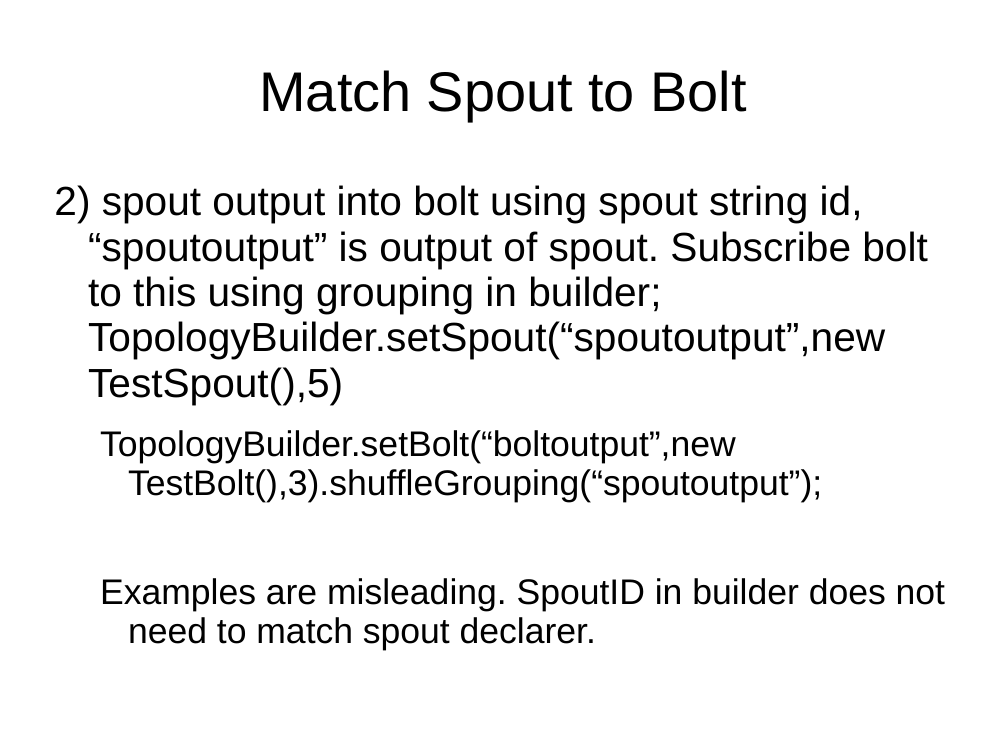
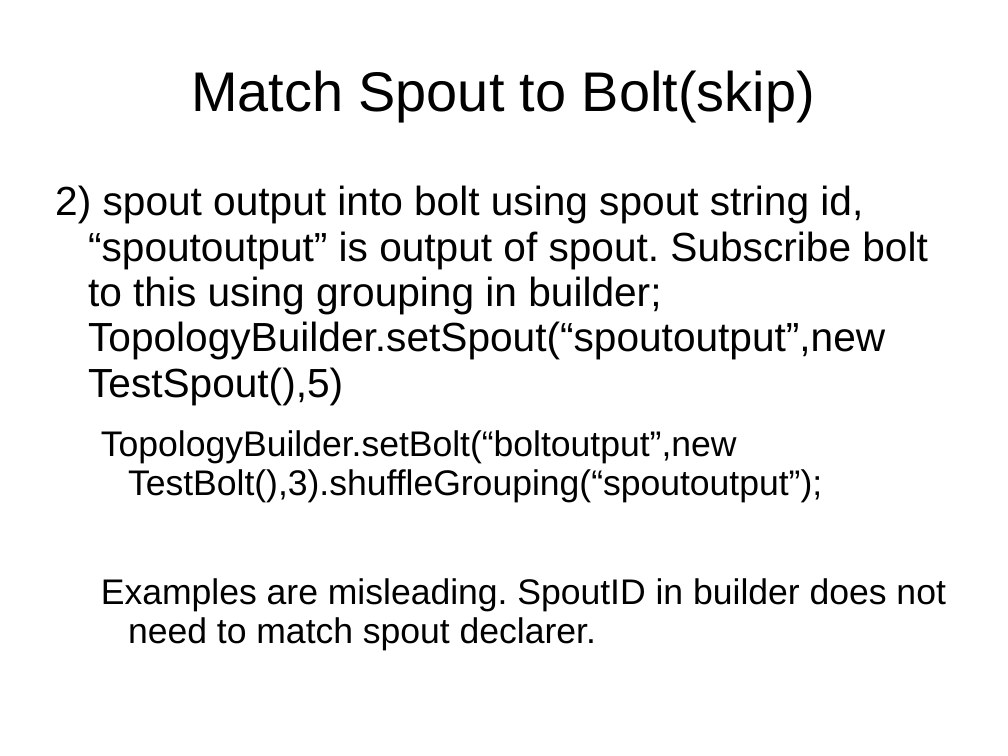
Before and after one commit to dougc333/storm, a slide deck: slide 15 of Storm.ppt (slide 10 before the commit). Drawn at 1008x756 pixels with LibreOffice and Linux fonts; fonts in the diff are those of the drawing. Boxes give left, top, right and bottom in pixels: in the first picture for what was removed or moved away, otherwise in the second. Text is boxed around its words. In the diff, an @@ line names an element or a change of style, - is before the commit and + after.

```diff
--- a/Storm.ppt
+++ b/Storm.ppt
@@ title at <box>191,70,815,121</box>: text changed @@
-Match Spout to Bolt
+Match Spout to Bolt(skip)
```
Also in this commit, not shown: 15 other slides changed, 13 slides added, 2 slides removed, 11 other files.
